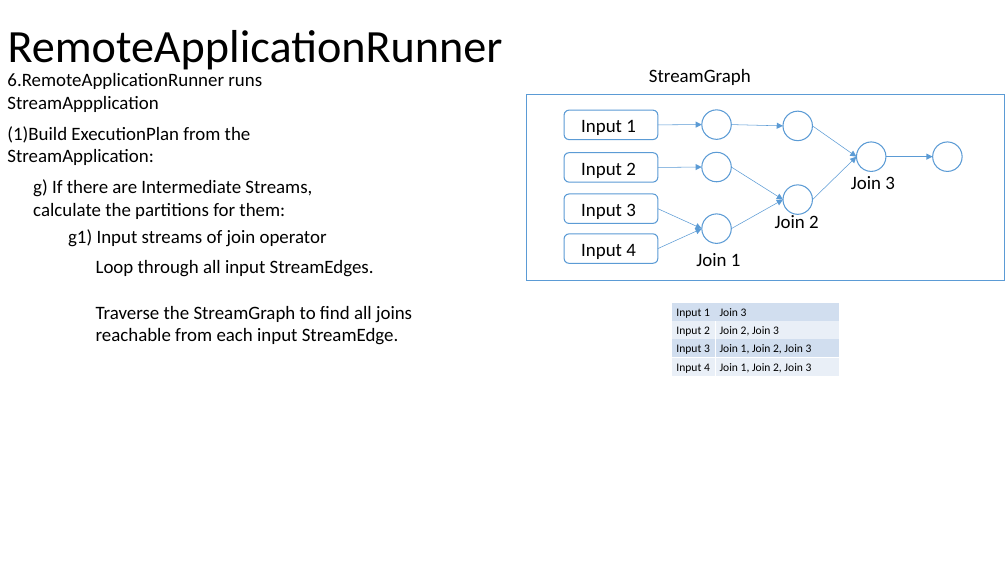
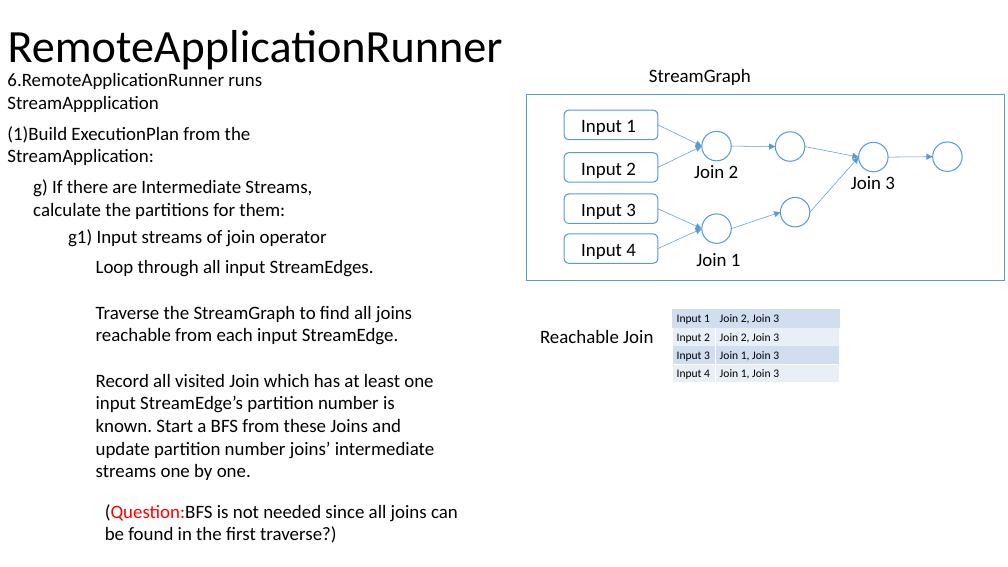
Before and after one commit to Swrrt/Samza-Documents, a slide deck: slide 50 of Documentation/SamzaStructure.pptx. Drawn at 1008x567 pixels with LibreOffice and Linux fonts; fonts in the diff are those of the drawing. Boxes give left, top, right and bottom in pixels: in the first picture for what was removed or moved away, otherwise in the second. Text is boxed around its words. In the diff, an @@ line names an element or a change of style, - is before the commit and + after.

Commit message:
Come to JobRunner finally!!!

```diff
--- a/Documentation/SamzaStructure.pptx
+++ b/Documentation/SamzaStructure.pptx
@@ arrow moved from (658, 168) - (702, 167) to (658, 168) - (702, 146) @@
@@ arrow moved from (658, 125) - (702, 125) to (658, 125) - (702, 146) @@
@@ ellipse moved from (x1=702, y1=110, x2=731, y2=139) to (x1=702, y1=132, x2=731, y2=161) @@
@@ arrow moved from (731, 125) - (783, 126) to (731, 146) - (776, 147) @@
@@ ellipse moved from (x1=783, y1=111, x2=813, y2=141) to (x1=776, y1=132, x2=805, y2=161) @@
@@ arrow moved from (813, 126) - (857, 157) to (805, 147) - (859, 157) @@
@@ text "Join 2" moved from (x1=775, y1=213, x2=819, y2=228) to (x1=694, y1=165, x2=739, y2=178) @@
@@ ellipse removed at (x1=702, y1=152, x2=731, y2=181) @@
@@ arrow removed from (731, 167) to (783, 200) @@
@@ arrow moved from (813, 200) - (857, 157) to (810, 212) - (859, 157) @@
@@ ellipse moved from (x1=783, y1=185, x2=813, y2=215) to (x1=780, y1=197, x2=810, y2=227) @@
@@ arrow moved from (731, 228) - (783, 200) to (731, 228) - (780, 212) @@
@@ table at (x1=672, y1=309, x2=839, y2=383) @@
-row 1, column 2: Join 3
+row 1, column 2: Join 2, Join 3
-row 3, column 2: Join 1, Join 2, Join 3
+row 3, column 2: Join 1, Join 3
-row 4, column 2: Join 1, Join 2, Join 3
+row 4, column 2: Join 1, Join 3
@@ table moved from (x1=672, y1=302, x2=839, y2=377) to (x1=672, y1=309, x2=839, y2=383) @@
@@ text added at (x1=540, y1=330, x2=653, y2=343), 18 pt, text #000000 @@
+Reachable Join
@@ text at (x1=96, y1=374, x2=434, y2=480): paragraph added @@
+Record all visited Join which has at least one input StreamEdge’s partition number is known. Start a BFS from these Joins and update partition number joins’ intermediate streams one by one.
@@ text added at (x1=105, y1=504, x2=458, y2=543), 18 pt, text #000000 @@
+(Question:BFS is not needed since all joins can be found in the first traverse?)
```
Also in this commit, not shown: 3 other slides changed, 11 slides added, 1 slide removed.
